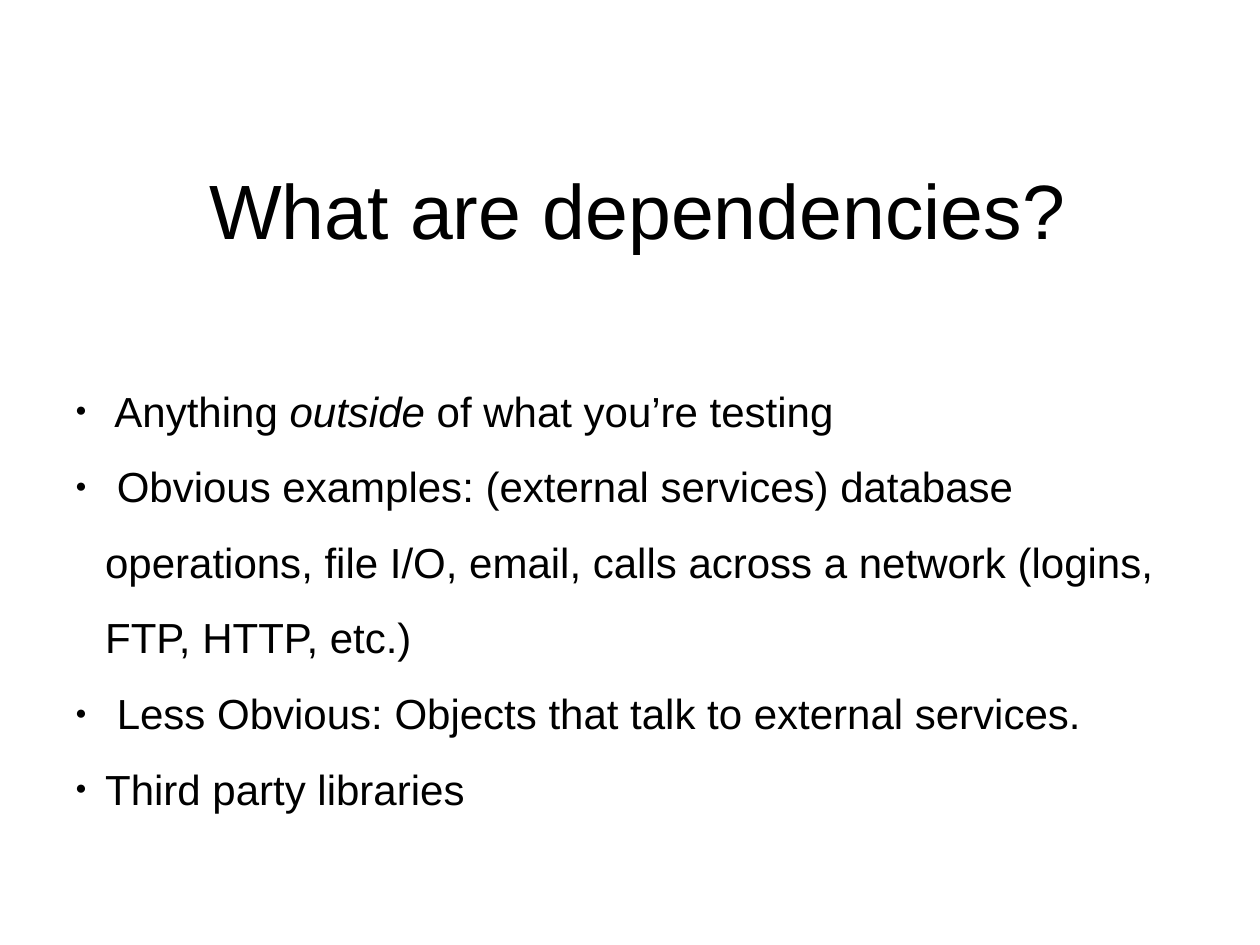
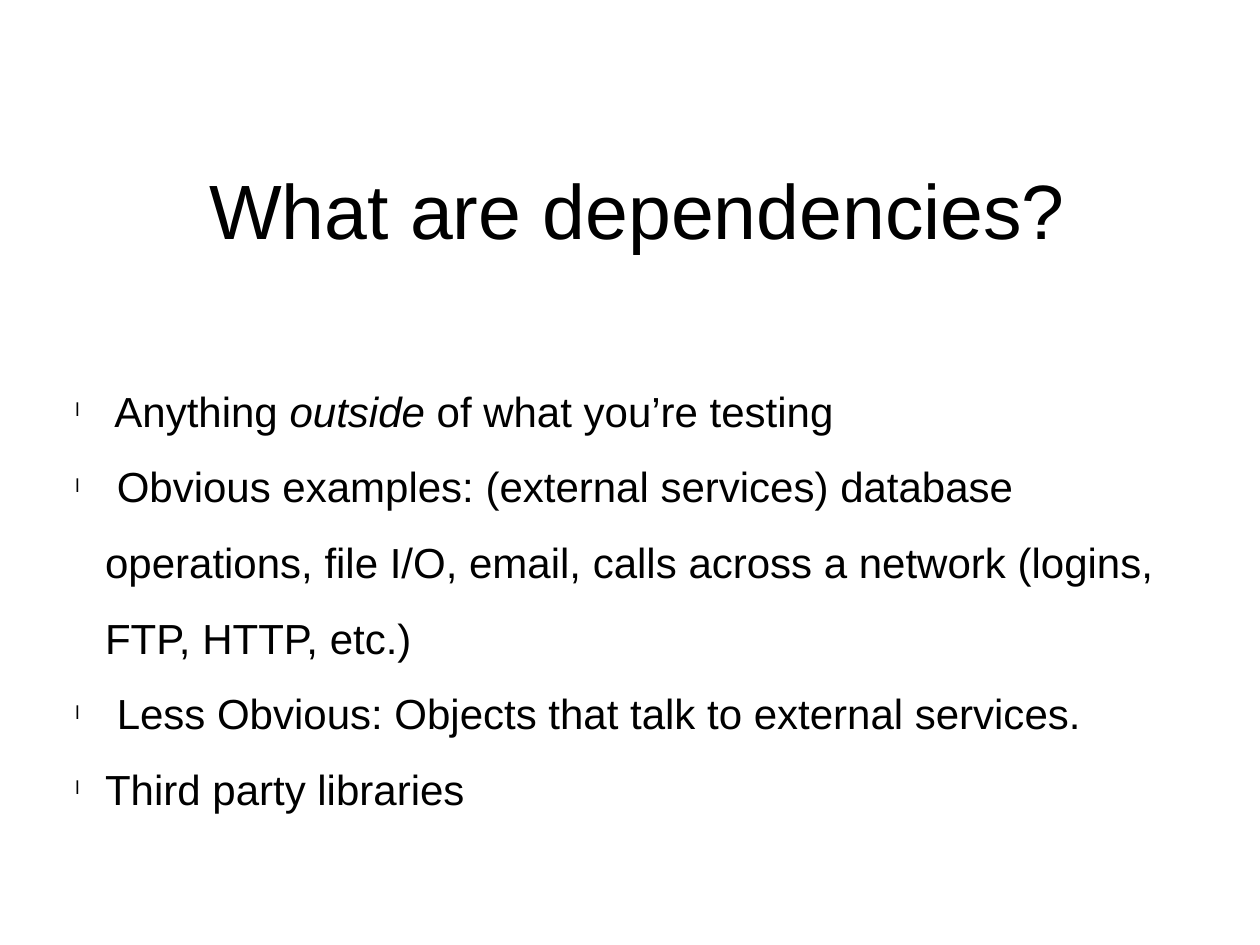
Before and after one commit to virtix/swe-795, a slide deck: slide 6 of doc/Test Doubles and Dependency Design.pptx. Drawn at 1260x945 pixels with LibreOffice and Linux fonts; fonts in the diff are those of the drawing. Boxes give left, top, right and bottom in pixels: in the first picture for what was removed or moved away, otherwise in the second. Text is boxed around its words. In the diff, an @@ line names an element or a change of style, - is before the commit and + after.

```diff
--- a/doc/Test Doubles and Dependency Design.pptx
+++ b/doc/Test Doubles and Dependency Design.pptx
@@ text "Anything outside of what you’re ..." at bbox=[105, 396, 1153, 813]: bullet ● to l @@
```
Also in this commit, not shown: 8 other slides changed, 1 slide added, 2 slides removed, 11 other files.
